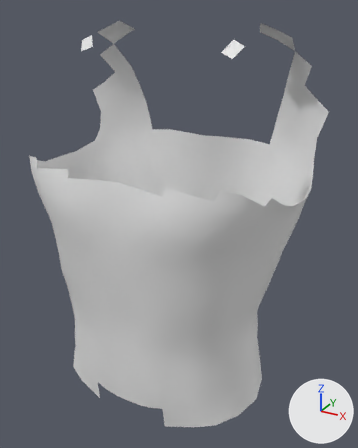
An edit to the FBX model unity/Assets/SecondFace/People/Player/player_m__sf_vest_harness.fbx, drawn before and after from the same camera.
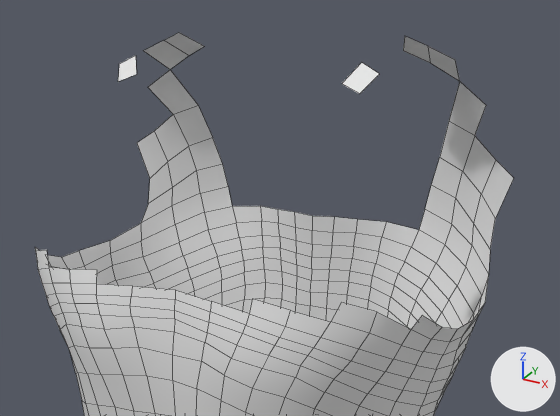
Each version is shown whole from a camera (50 mm lens) standing at (0.337, -0.603, 1.534) and looking at (0.016, -0.019, 1.242), then close up on the part from 2% to 100% of the width and 0% to 58% of the height. Arrows for +X, +Y and +Z are at lower right; the lights stay in place. The last two pictures show the newer version. The close-ups show mesh edges as thin lines. Objects named as collision shapes, trigger or cutter boxes, shadow casters or lower levels of detail are left out.

Names of what the first close-up shows: 'Cloth_sf_vest_harness_LOD0'.
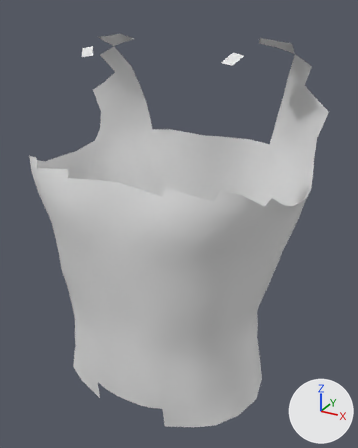
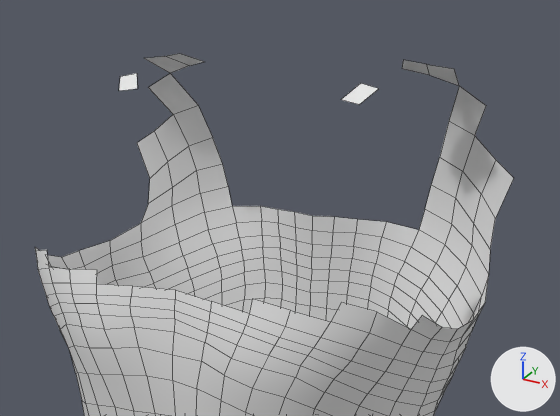
The newer file adds a shape key; the second version is drawn at full value of the shape key 'neck-scale-vert-decr' of 'Cloth_sf_vest_harness_LOD0', and the change is written as the vertex moves it makes.

Pixel boxes (x1, y1, x2, y2) of what changed, in the close-ups (560 x 416 px; the box of a moved part takes in the faces that stretch with it):
'Cloth_sf_vest_harness_LOD0', reshaped
    before: (35, 33, 514, 416)
    after: (35, 53, 514, 416)
part 1 of me_cloth_sf_vest_harness_lod0, moved or reshaped
    before: (144, 33, 204, 114)
    after: (144, 53, 204, 114)
part 2 of me_cloth_sf_vest_harness_lod0, moved or reshaped
    before: (403, 36, 486, 136)
    after: (402, 60, 486, 136)
part 3 of me_cloth_sf_vest_harness_lod0, moved or reshaped
    before: (118, 55, 137, 81)
    after: (119, 73, 137, 91)
part 4 of me_cloth_sf_vest_harness_lod0, moved or reshaped
    before: (342, 63, 379, 94)
    after: (341, 83, 379, 104)

The change in detail:
me_cloth_sf_vest_harness_lod0 is used by ob_cloth_sf_vest_harness_lod0; location (0.0, 0.0, 0.0).
me_cloth_sf_vest_harness_lod0 had 674 vertices, 612 faces and spanned x -0.197..0.197, y -0.161..0.108, z 0.973..1.516.
me_cloth_sf_vest_harness_lod0 now has 674 vertices, 612 faces and spans x -0.197..0.197, y -0.161..0.108, z 0.973..1.498.
Part 1, on me_cloth_sf_vest_harness_lod0:
Vertex 14 of me_cloth_sf_vest_harness_lod0 moves from (-0.118, 0.058, 1.495) at pixel (189, 55) to (-0.118, 0.058, 1.485) at pixel (189, 65).
Vertex 15 of me_cloth_sf_vest_harness_lod0 moves from (-0.125, 0.028, 1.509) at pixel (163, 40) to (-0.125, 0.028, 1.495) at pixel (164, 56).
Vertex 17 of me_cloth_sf_vest_harness_lod0 moves from (-0.143, 0.06, 1.481) at pixel (170, 69) to (-0.143, 0.06, 1.478) at pixel (170, 73).
Vertex 18 of me_cloth_sf_vest_harness_lod0 moves from (-0.147, 0.026, 1.499) at pixel (143, 50) to (-0.147, 0.026, 1.493) at pixel (143, 58).
Vertex 238 of me_cloth_sf_vest_harness_lod0 moves from (-0.106, 0.026, 1.516) at pixel (178, 32) to (-0.106, 0.026, 1.498) at pixel (179, 53).
Vertex 239 of me_cloth_sf_vest_harness_lod0 moves from (-0.096, 0.052, 1.504) at pixel (204, 46) to (-0.096, 0.052, 1.49) at pixel (205, 61).
Part 2, on me_cloth_sf_vest_harness_lod0:
Vertex 336 of me_cloth_sf_vest_harness_lod0 moves from (0.118, 0.058, 1.495) at pixel (430, 63) to (0.118, 0.058, 1.485) at pixel (429, 75).
Vertex 337 of me_cloth_sf_vest_harness_lod0 moves from (0.125, 0.028, 1.509) at pixel (428, 46) to (0.125, 0.028, 1.495) at pixel (426, 64).
Vertex 339 of me_cloth_sf_vest_harness_lod0 moves from (0.143, 0.06, 1.481) at pixel (459, 81) to (0.143, 0.06, 1.478) at pixel (459, 85).
Vertex 340 of me_cloth_sf_vest_harness_lod0 moves from (0.147, 0.026, 1.499) at pixel (455, 59) to (0.147, 0.026, 1.493) at pixel (454, 68).
Vertex 575 of me_cloth_sf_vest_harness_lod0 moves from (0.106, 0.026, 1.516) at pixel (404, 35) to (0.106, 0.026, 1.498) at pixel (403, 59).
Vertex 576 of me_cloth_sf_vest_harness_lod0 moves from (0.096, 0.052, 1.504) at pixel (403, 50) to (0.096, 0.052, 1.49) at pixel (401, 68).
Part 3, on me_cloth_sf_vest_harness_lod0:
Vertex 2 of me_cloth_sf_vest_harness_lod0 moves from (-0.108, -0.062, 1.48) at pixel (118, 81) to (-0.108, -0.062, 1.473) at pixel (118, 90).
Vertex 3 of me_cloth_sf_vest_harness_lod0 moves from (-0.116, -0.048, 1.493) at pixel (119, 63) to (-0.116, -0.048, 1.483) at pixel (120, 76).
Vertex 62 of me_cloth_sf_vest_harness_lod0 moves from (-0.101, -0.045, 1.5) at pixel (135, 55) to (-0.101, -0.045, 1.486) at pixel (136, 73).
Vertex 63 of me_cloth_sf_vest_harness_lod0 moves from (-0.091, -0.057, 1.486) at pixel (136, 74) to (-0.091, -0.057, 1.475) at pixel (137, 88).
Part 4, on me_cloth_sf_vest_harness_lod0:
Vertex 323 of me_cloth_sf_vest_harness_lod0 moves from (0.108, -0.062, 1.48) at pixel (359, 93) to (0.108, -0.062, 1.473) at pixel (359, 104).
Vertex 324 of me_cloth_sf_vest_harness_lod0 moves from (0.116, -0.048, 1.493) at pixel (379, 73) to (0.116, -0.048, 1.483) at pixel (378, 88).
Vertex 387 of me_cloth_sf_vest_harness_lod0 moves from (0.101, -0.045, 1.5) at pixel (361, 62) to (0.101, -0.045, 1.486) at pixel (360, 83).
Vertex 388 of me_cloth_sf_vest_harness_lod0 moves from (0.091, -0.057, 1.486) at pixel (341, 83) to (0.091, -0.057, 1.475) at pixel (340, 99).
